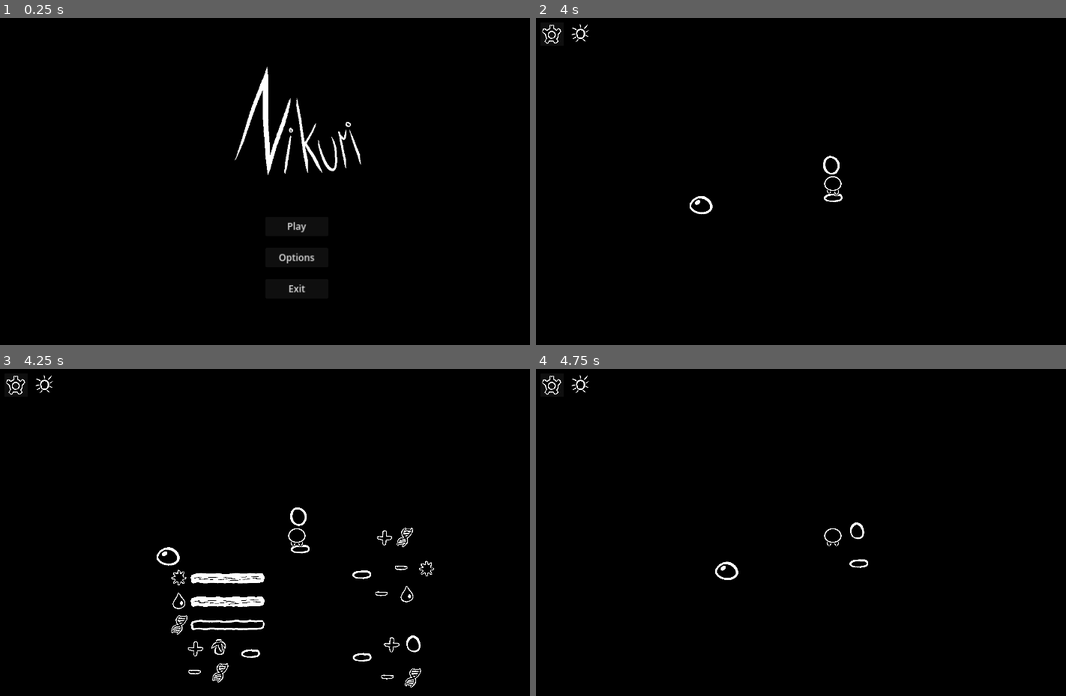
Above: before the commit, frames 1-4 (two rows, left to right).
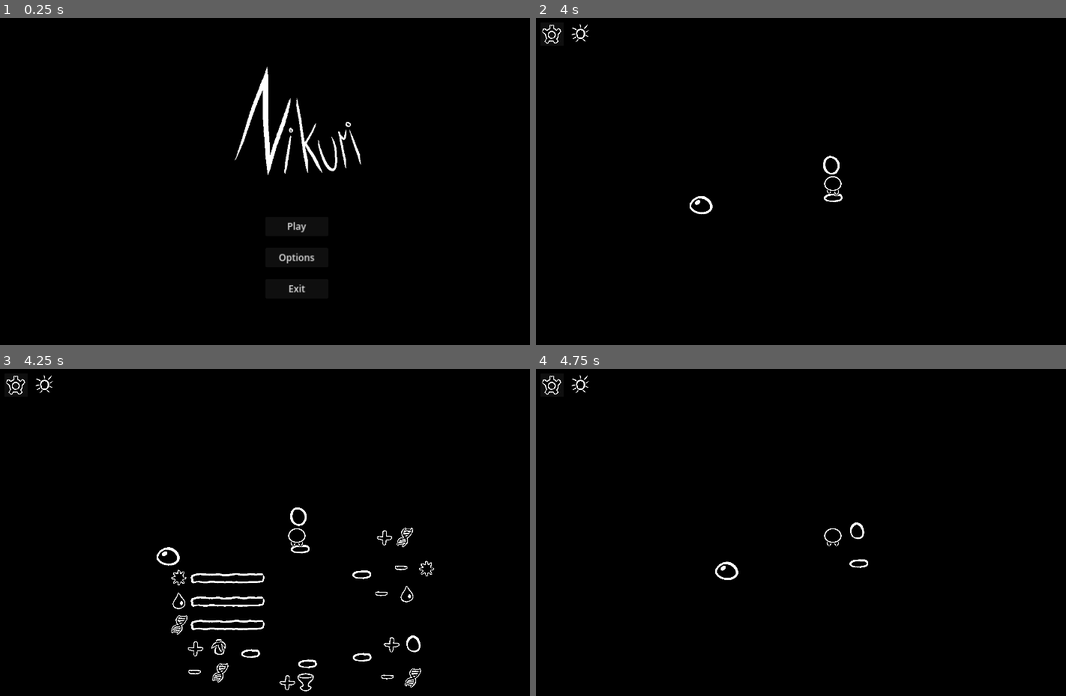
Above: after the commit, the same moments.

Repository: ondhan/nikuri
Game: Godot game, scene res://main_menu/main_menu.tscn
The game is run twice, just before and just after one commit, with the same random seed, the same clock (stepped at 60 frames per second) and the same inputs.
Inputs (mouse positions are in pixels of both pictures, inside the frame that each line leads up to):
- Up to frame 1 (0.25 s): no input
- Up to frame 2 (4 s): click "Play" at 0.5 s; click (551, 34) at 1.25 s; click "Main menu" at 2 s; click "Play" at 2.75 s; tap Enter (ui_accept) at 3.5, 3.77, 3.8 s; move the mouse to (832, 184) at 3.52 s; hold W (move_up) from 3.53 s (still down); hold E (TEST) from 3.53 s (still down); click (832, 184) at 3.67 s
- Up to frame 3 (4.25 s): keep holding W (move_up); keep holding E (TEST); tap Enter (ui_accept) at 4.07 s
- Up to frame 4 (4.75 s): keep holding W (move_up); move the mouse to (1013, 588) at 4.27 s; release E (TEST) at 4.28 s; tap Enter (ui_accept) at 4.35, 4.52 s; tap E (TEST) at 4.55 s

Frames 1-2 are identical in both runs. In frame 3, 0.6% of the frame differs, in the area x 35-60%, y 62-99%; in frame 4, nothing differs.

Commit message:
Update 18 - win screen
- added win screen

Diff:
--- a/game_screen/game_screen.gd
+++ b/game_screen/game_screen.gd
@@ -105,3 +105,7 @@
 		get_node("SunPlant3").show()
 	elif num == 4:
 		get_node("SunPlant4").show()
+
+
+func win_game():
+	$Camera/CanvasLayer/WinScreen.show()
--- a/game_screen/game_screen.tscn
+++ b/game_screen/game_screen.tscn
@@ -58,10 +58,12 @@
 [ext_resource type="Texture2D" uid="uid://h4a3oq7ou3i4" path="res://assets/nikuri/move_n_3.png" id="25_pknk0"]
 [ext_resource type="Texture2D" uid="uid://dnnqwmtrjx0e6" path="res://assets/icons/icon_sun_plant.png" id="25_y5ivd"]
 [ext_resource type="Texture2D" uid="uid://bieh7xflsc84d" path="res://assets/nikuri/move_n_4.png" id="26_cw4a6"]
+[ext_resource type="Texture2D" uid="uid://bxbpdxx3cg33a" path="res://assets/icons/icon_win_trophy.png" id="26_wuepe"]
 [ext_resource type="Texture2D" uid="uid://sepqfu265khk" path="res://assets/nikuri/move_nw_1.png" id="27_d6feh"]
 [ext_resource type="Texture2D" uid="uid://cdohahoec8g2t" path="res://assets/nikuri/move_nw_2.png" id="28_g7l6e"]
 [ext_resource type="Texture2D" uid="uid://bqljmnde0eooy" path="res://assets/nikuri/move_nw_3.png" id="29_j1yvh"]
 [ext_resource type="Texture2D" uid="uid://chhfx73pdt1ho" path="res://assets/nikuri/move_nw_4.png" id="30_12fcp"]
+[ext_resource type="Script" path="res://game_screen/win_screen.gd" id="31_1r6a2"]
 [ext_resource type="Texture2D" uid="uid://da5bfspr5tqyc" path="res://assets/nikuri/move_s_1.png" id="31_rntbq"]
 [ext_resource type="Texture2D" uid="uid://bc0l0qfvxwjj6" path="res://assets/nikuri/move_s_2.png" id="32_dhr7v"]
 [ext_resource type="Texture2D" uid="uid://cv1ma71k5lcnm" path="res://assets/nikuri/move_s_3.png" id="33_icuve"]
@@ -186,6 +188,10 @@
 radius = 82.0
 height = 168.0
 
+[sub_resource type="CapsuleShape2D" id="CapsuleShape2D_n6j62"]
+radius = 17.0
+height = 66.0
+
 [sub_resource type="CircleShape2D" id="CircleShape2D_2ra3y"]
 radius = 538.134
 
@@ -739,6 +745,26 @@
 [node name="Sprite2D5" type="Sprite2D" parent="MainHive/ResourceControl/HiveGrowInteractArea"]
 position = Vector2(228, 325)
 texture = ExtResource("19_q544m")
+
+[node name="WinTrophyInteractArea" type="Area2D" parent="MainHive/ResourceControl"]
+position = Vector2(20, 0)
+
+[node name="Sprite2D2" type="Sprite2D" parent="MainHive/ResourceControl/WinTrophyInteractArea"]
+position = Vector2(103, 709)
+texture = ExtResource("26_wuepe")
+
+[node name="Sprite2D3" type="Sprite2D" parent="MainHive/ResourceControl/WinTrophyInteractArea"]
+position = Vector2(45, 714)
+texture = ExtResource("21_61u3r")
+
+[node name="CollisionShape2D" type="CollisionShape2D" parent="MainHive/ResourceControl/WinTrophyInteractArea"]
+position = Vector2(110, 650)
+rotation = 1.5708
+shape = SubResource("CapsuleShape2D_n6j62")
+
+[node name="Sprite2D" type="Sprite2D" parent="MainHive/ResourceControl/WinTrophyInteractArea"]
+position = Vector2(109, 648)
+texture = ExtResource("3_svlki")
 
 [node name="Area2D" type="Area2D" parent="MainHive/ResourceControl"]
 
@@ -851,6 +877,46 @@
 grow_vertical = 2
 theme_override_font_sizes/font_size = 30
 text = "Exit"
+
+[node name="WinScreen" type="Node2D" parent="Camera/CanvasLayer"]
+visible = false
+position = Vector2(960, 540)
+script = ExtResource("31_1r6a2")
+
+[node name="ColorRect" type="ColorRect" parent="Camera/CanvasLayer/WinScreen"]
+custom_minimum_size = Vector2(2500, 2000)
+anchors_preset = 15
+anchor_right = 1.0
+anchor_bottom = 1.0
+offset_left = -1259.0
+offset_top = -991.0
+offset_right = 1241.0
+offset_bottom = 1009.0
+grow_horizontal = 2
+grow_vertical = 2
+color = Color(0, 0, 0, 1)
+
+[node name="MainMenuButton" type="Button" parent="Camera/CanvasLayer/WinScreen"]
+anchors_preset = 8
+anchor_left = 0.5
+anchor_top = 0.5
+anchor_right = 0.5
+anchor_bottom = 0.5
+offset_left = -100.0
+offset_right = 100.0
+offset_bottom = 62.0
+grow_horizontal = 2
+grow_vertical = 2
+theme_override_font_sizes/font_size = 30
+text = "Main menu"
+
+[node name="Label" type="Label" parent="Camera/CanvasLayer/WinScreen"]
+offset_left = -55.0
+offset_top = -150.0
+offset_right = 55.0
+offset_bottom = -80.0
+theme_override_font_sizes/font_size = 50
+text = "WIN"
 
 [node name="SunPlant" parent="." instance=ExtResource("94_yr4to")]
 visible = false
@@ -906,6 +972,8 @@
 [connection signal="body_exited" from="MainHive/ResourceControl/SunPlantInteractArea" to="MainHive" method="_on_sun_plant_interact_area_body_exited"]
 [connection signal="body_entered" from="MainHive/ResourceControl/HiveGrowInteractArea" to="MainHive" method="_on_hive_grow_interact_area_body_entered"]
 [connection signal="body_exited" from="MainHive/ResourceControl/HiveGrowInteractArea" to="MainHive" method="_on_hive_grow_interact_area_body_exited"]
+[connection signal="body_entered" from="MainHive/ResourceControl/WinTrophyInteractArea" to="MainHive" method="_on_win_trophy_interact_area_body_entered"]
+[connection signal="body_exited" from="MainHive/ResourceControl/WinTrophyInteractArea" to="MainHive" method="_on_win_trophy_interact_area_body_exited"]
 [connection signal="body_exited" from="MainHive/ResourceControl/Area2D" to="MainHive" method="_on_area_2d_body_exited"]
 [connection signal="timeout" from="Camera/CanvasLayer/DayCycleTimer" to="." method="_on_day_cycle_timer_timeout"]
 [connection signal="timeout" from="Camera/CanvasLayer/SecondsTimer" to="." method="_on_seconds_timer_timeout"]
@@ -913,6 +981,7 @@
 [connection signal="pressed" from="Camera/CanvasLayer/PauseScreen/ResumeButton" to="Camera/CanvasLayer/PauseScreen" method="_on_resume_button_pressed"]
 [connection signal="pressed" from="Camera/CanvasLayer/PauseScreen/MainMenuButton" to="Camera/CanvasLayer/PauseScreen" method="_on_main_menu_button_pressed"]
 [connection signal="pressed" from="Camera/CanvasLayer/PauseScreen/ExitButton" to="Camera/CanvasLayer/PauseScreen" method="_on_exit_button_pressed"]
+[connection signal="pressed" from="Camera/CanvasLayer/WinScreen/MainMenuButton" to="Camera/CanvasLayer/WinScreen" method="_on_main_menu_button_pressed"]
 [connection signal="visibility_changed" from="SunPlant" to="SunPlant" method="_on_visibility_changed"]
 [connection signal="visibility_changed" from="SunPlant2" to="SunPlant2" method="_on_visibility_changed"]
 [connection signal="visibility_changed" from="SunPlant3" to="SunPlant3" method="_on_visibility_changed"]
--- a/game_screen/main_hive.gd
+++ b/game_screen/main_hive.gd
@@ -10,6 +10,7 @@
 var can_interact_biomass = false
 var can_interact_upgrade = false
 var can_interact_sun_plant = false
+var can_interact_win_trophy = false
 var currentSun = 0;
 var maxSun = 100;
 var currentWater = 0;
@@ -21,6 +22,7 @@
 @onready var sun_plant_2 = get_node("SunPlant2")
 @onready var sun_plant_3 = get_node("SunPlant3")
 @onready var sun_plant_4 = get_node("SunPlant4")
+
 
 # Called when the node enters the scene tree for the first time.
 func _ready() -> void:
@@ -58,6 +60,7 @@
 			_upgrade_hive()
 			print("hive upgraded")
 			$ResourceControl/HiveGrowInteractArea.hide()
+	# buy sun plant
 	if event.is_action_pressed("ui_accept") and can_interact_sun_plant == true and currentBiomass >= 50:
 		if sun_plants != 4:
 			_resource_counter_change("biomass", -50)
@@ -65,14 +68,12 @@
 			get_parent().buy_sun_plant(sun_plants)
 			if sun_plants == 4:
 				$ResourceControl/SunPlantInteractArea.hide()
-	if event.is_action_pressed("TEST"):
-			_resource_counter_change("sun", 100)
-			_resource_counter_change("water", 100)
-			#_resource_counter_change("biomass", 100)
-			print("current sun ", currentSun)
-			print("current water ", currentWater)
-			print("current biomass ", currentBiomass)
-			print("current phase ", current_phase)
+	# win game
+	if event.is_action_pressed("ui_accept") and can_interact_win_trophy and current_phase == 4:
+		get_parent().win_game()
+	#if event.is_action_pressed("TEST"):
+	#	_resource_counter_change("biomass", 100)
+
 
 # Called every frame. 'delta' is the elapsed time since the previous frame.
 func _process(delta: float) -> void:
@@ -173,3 +174,13 @@
 func _on_sun_plant_interact_area_body_exited(body: Node2D) -> void:
 	can_interact_sun_plant = false
 	print("sun plant upgrade disabled")
+
+
+func _on_win_trophy_interact_area_body_entered(body: Node2D) -> void:
+	can_interact_win_trophy = true
+	print("sun plant upgrade disabled")
+
+
+func _on_win_trophy_interact_area_body_exited(body: Node2D) -> void:
+	can_interact_win_trophy = false
+	print("sun plant upgrade disabled")
--- /dev/null
+++ b/game_screen/win_screen.gd
@@ -0,0 +1,15 @@
+extends Node2D
+
+
+# Called when the node enters the scene tree for the first time.
+func _ready() -> void:
+	pass # Replace with function body.
+
+
+# Called every frame. 'delta' is the elapsed time since the previous frame.
+func _process(delta: float) -> void:
+	pass
+
+
+func _on_main_menu_button_pressed() -> void:
+	get_tree().change_scene_to_file("res://main_menu/main_menu.tscn")
--- a/options_menu/options_menu.gd
+++ b/options_menu/options_menu.gd
@@ -10,7 +10,6 @@
 	# sets the initial text on the window mode button based on the starting mode
 	if DisplayServer.window_get_mode() == DisplayServer.WINDOW_MODE_FULLSCREEN:
 		get_node("WindowModeButton").text = "Fullscreen"
-		#get_node("WindowModeButton/0").get_popup().set("custom_constants/vseparation", 30)
 	elif DisplayServer.window_get_mode() == DisplayServer.WINDOW_MODE_WINDOWED:
 		get_node("WindowModeButton").text = "Windowed"
 	# test button setup
Binary file added: assets/icons/icon_win_trophy.png
Not shown, added: assets/icons/icon_win_trophy.png.import
Not shown: 1 places in game_screen/game_screen.tscn that only renumber resources
